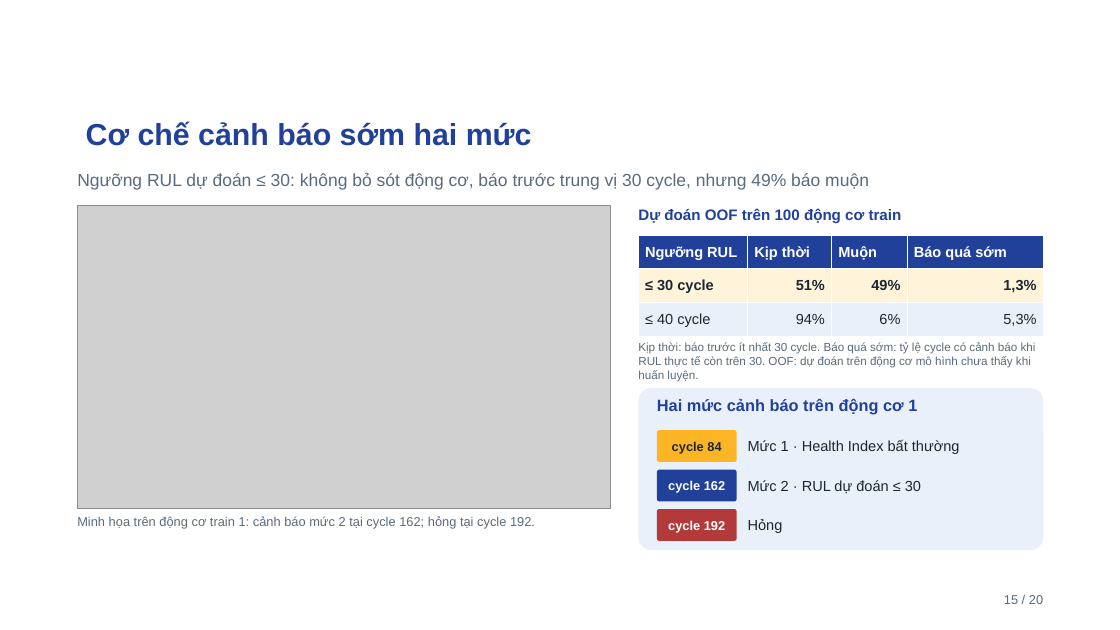
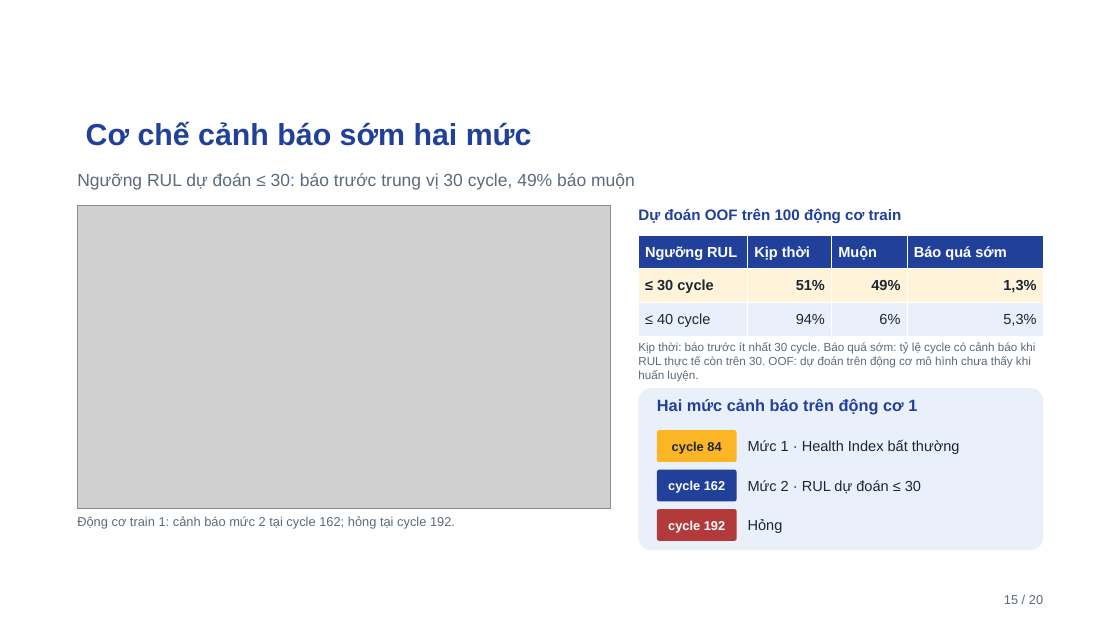
Before and after one commit to ti014/tinasa-cmapss-rul-prediction, a slide deck: slide 15 of slides/cmapss_fd001_presentation.pptx. Drawn at 1120x630 pixels with LibreOffice and Linux fonts; fonts in the diff are those of the drawing; grey boxes stand for pictures; background and template pictures are left out. Boxes give left, top, right and bottom in pixels: in the first picture for what was removed or moved away, otherwise in the second. Text is boxed around its words. In the diff, an @@ line names an element or a change of style, - is before the commit and + after.

```diff
--- a/slides/cmapss_fd001_presentation.pptx
+++ b/slides/cmapss_fd001_presentation.pptx
@@ text at box(77, 173, 635, 190): text changed @@
-Ngưỡng RUL dự đoán ≤ 30: không bỏ sót động cơ, báo trước trung vị 30 cycle, nhưng 49% báo muộn
+Ngưỡng RUL dự đoán ≤ 30: báo trước trung vị 30 cycle, 49% báo muộn
@@ text at box(77, 516, 455, 528): text changed @@
-Minh họa trên động cơ train 1: cảnh báo mức 2 tại cycle 162; hỏng tại cycle 192.
+Động cơ train 1: cảnh báo mức 2 tại cycle 162; hỏng tại cycle 192.
```
Also in this commit, not shown: 6 other slides changed, 4 other files.
